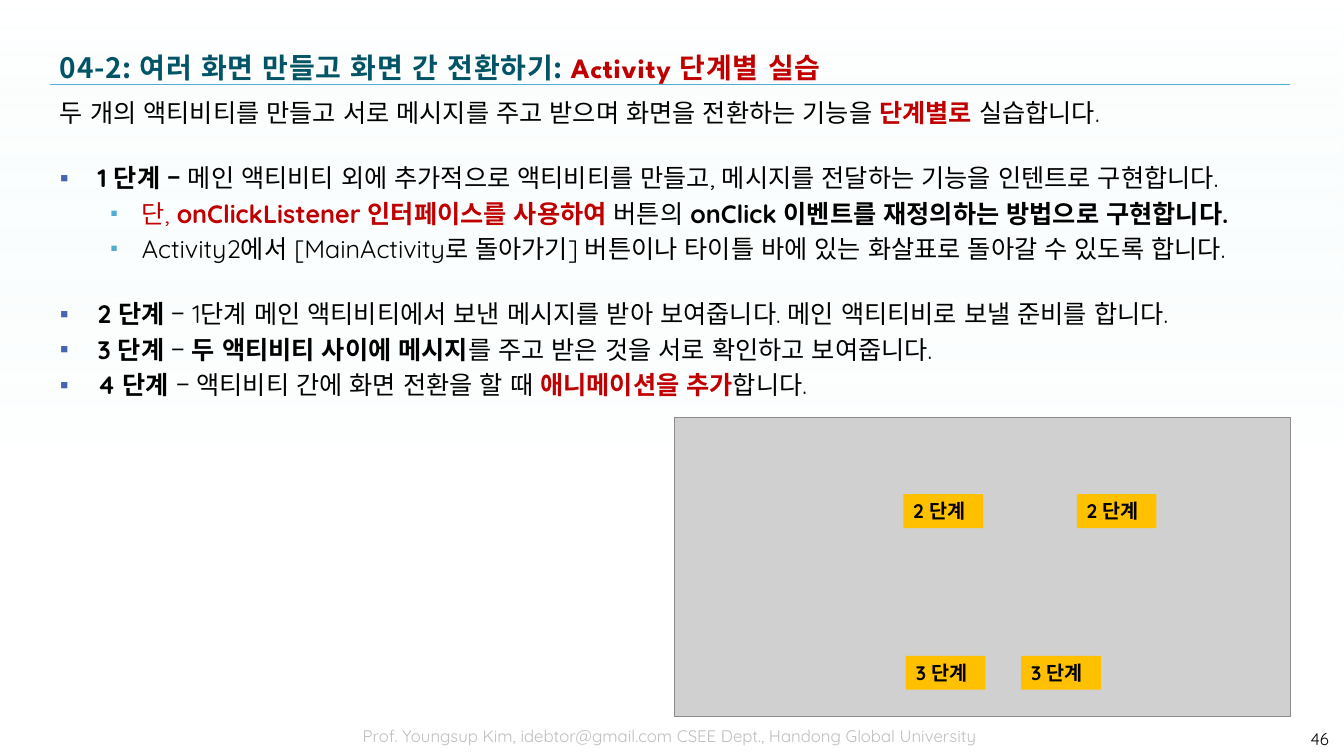
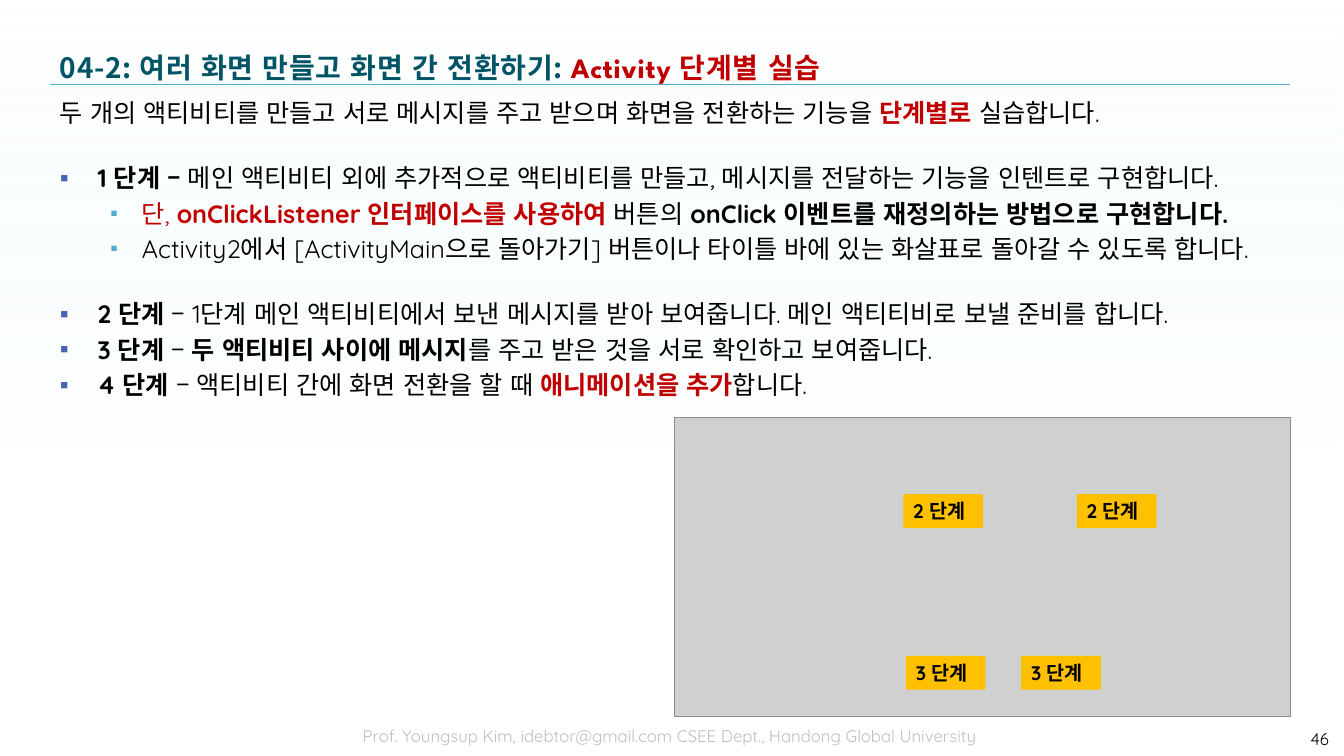
Before and after one commit to tae7841/HuStarAS, a slide deck: slide 46 of ppts/04Activity.pptx. Drawn at 1344x756 pixels with LibreOffice and Linux fonts; fonts in the diff are those of the drawing; grey boxes stand for pictures; background and template pictures are left out. Boxes give left, top, right and bottom in pixels: in the first picture for what was removed or moved away, otherwise in the second. Text is boxed around its words. In the diff, an @@ line names an element or a change of style, - is before the commit and + after.

```diff
--- a/ppts/04Activity.pptx
+++ b/ppts/04Activity.pptx
@@ text at box(142, 237, 1249, 263): text changed @@
-  ▪ Activity2에서 [MainActivity로 돌아가기] 버튼이나 타이틀 바에 있는 화살표로 돌아갈 수 있도록 합니다.
+  ▪ Activity2에서 [ActivityMain으로 돌아가기] 버튼이나 타이틀 바에 있는 화살표로 돌아갈 수 있도록 합니다.
```
Also in this commit, not shown: 5 other slides changed.
